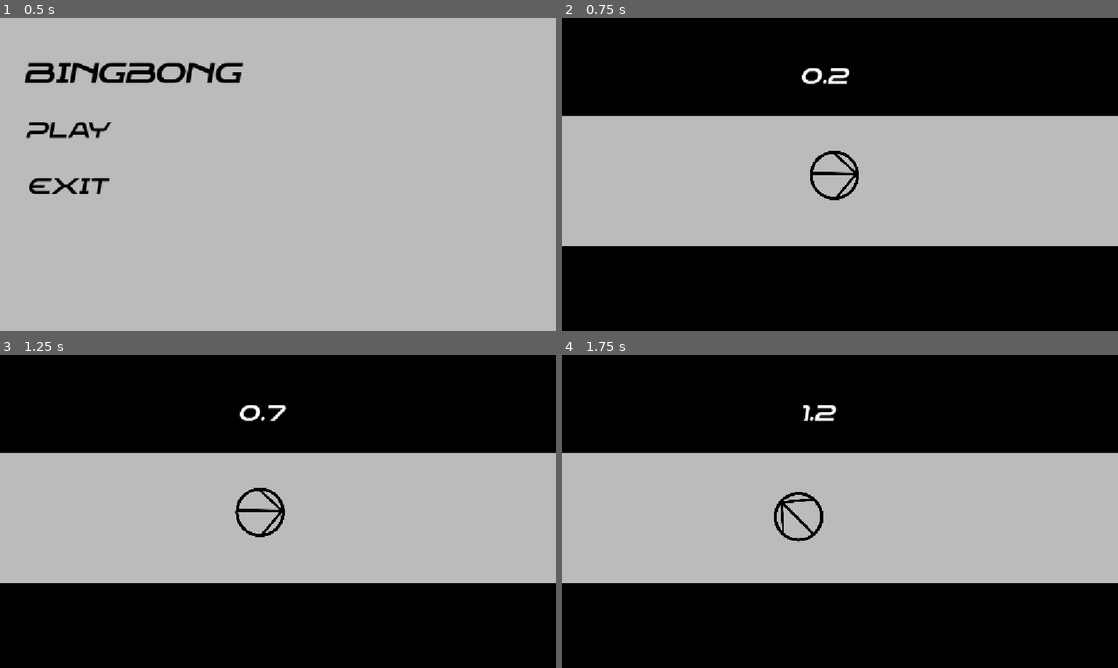
Above: before the commit, frames 1-4 (two rows, left to right).
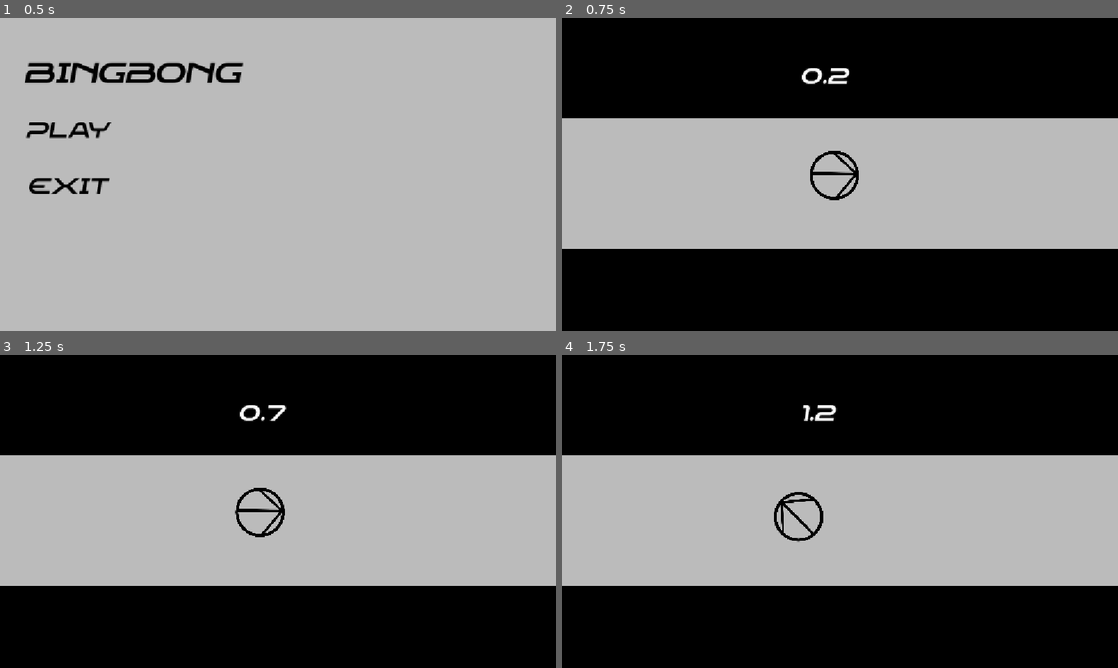
Above: after the commit, the same moments.

Repository: Martycat111/Bingbong
Game: Godot game, scene res://Scenes/menu.tscn
Two runs of this game, one before a commit and one after it. Both use one fixed random seed, a clock stepped at 60 frames per second and the inputs below.
Inputs:
- Up to frame 1 (0.5 s): no input
- Up to frame 2 (0.75 s): click "Play" at 0.5 s
- Up to frame 3 (1.25 s): no input
- Up to frame 4 (1.75 s): hold Left (rotate clockwise) from 1.28 s (still down)

Frame 1 is identical in both runs. In frame 2, 1.6% of the frame differs, in the area x 0-100%, y 31-74%; in frame 3, 1.6%; in frame 4, 1.6%.

Commit message:
fix backround

Diff:
--- a/Scenes/game.tscn
+++ b/Scenes/game.tscn
@@ -6,7 +6,7 @@
 [ext_resource type="Script" uid="uid://dujeoqt0pvva0" path="res://Scenes/label.gd" id="3_wrm1d"]
 
 [sub_resource type="RectangleShape2D" id="RectangleShape2D_2b7dg"]
-size = Vector2(2016.9495, 758.2135)
+size = Vector2(2015.3335, 765.8975)
 
 [sub_resource type="RectangleShape2D" id="RectangleShape2D_1tyn0"]
 size = Vector2(1148, 343)
@@ -31,16 +31,16 @@
 
 [node name="Gamebg" type="Sprite2D" parent="RigidBody2D" unique_id=2106852135]
 modulate = Color(0, 0, 0, 1)
-position = Vector2(-4.1286697, 8.997349)
+position = Vector2(-3.0422916, 18.851784)
 scale = Vector2(1.0076054, 0.99785787)
 texture = ExtResource("1_ebmjs")
 
 [node name="CollisionShape2D2" type="CollisionShape2D" parent="RigidBody2D" unique_id=1947170045]
-position = Vector2(-1.5211792, 622.108)
+position = Vector2(-3.59906, 636.5059)
 shape = SubResource("RectangleShape2D_2b7dg")
 
 [node name="CollisionShape2D" type="CollisionShape2D" parent="RigidBody2D" unique_id=226997955]
-position = Vector2(-6.5189953, -599.8288)
+position = Vector2(-3.6330566, -597.34283)
 shape = SubResource("RectangleShape2D_2b7dg")
 
 [node name="Area2D" type="Area2D" parent="." unique_id=1490485489]
